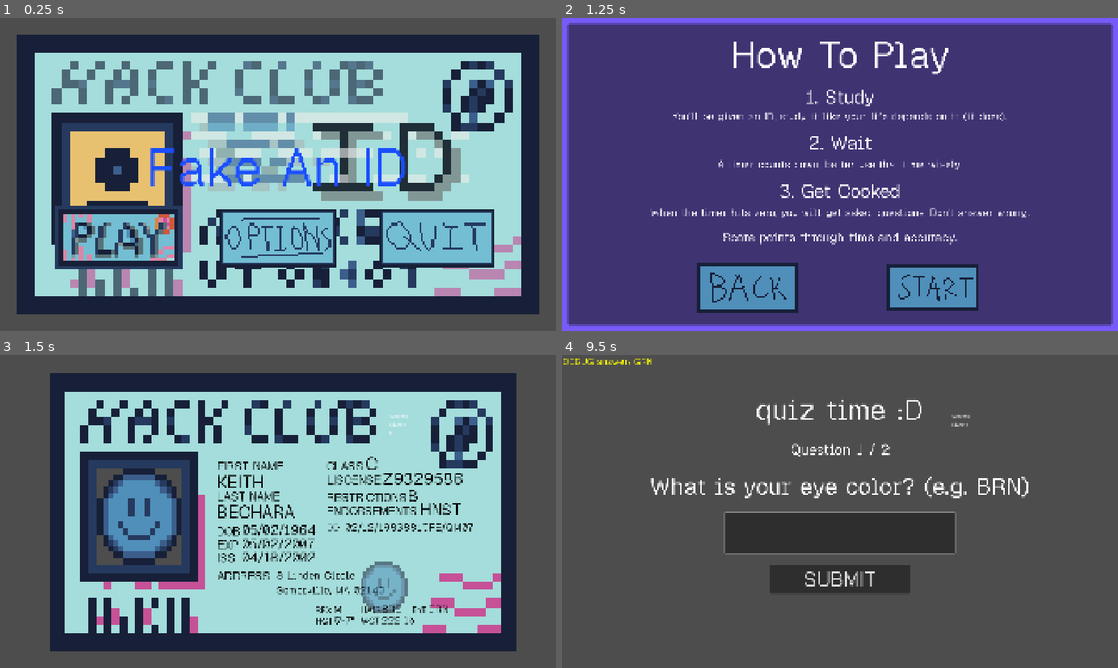
Above: before the commit, frames 1-4 (two rows, left to right).
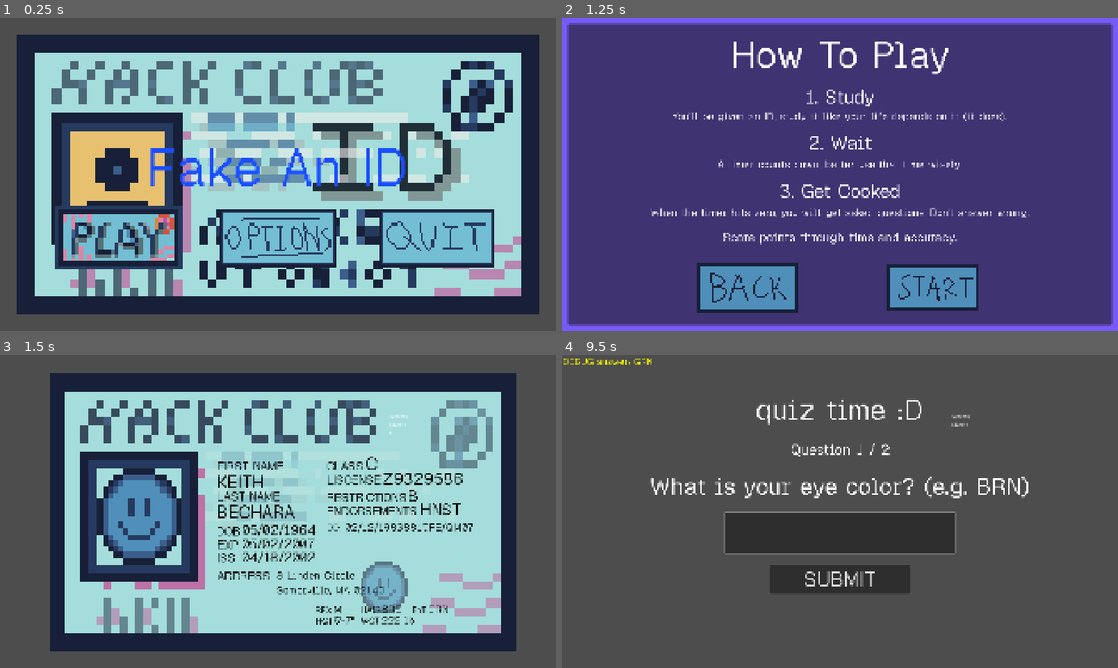
Above: after the commit, the same moments.

Repository: itstntcraft123/fake-an-id
Game: Godot game, scene res://scenes/main_menu.tscn
The game is run twice, just before and just after one commit, with the same random seed, the same clock (stepped at 60 frames per second) and the same inputs.
Inputs (mouse positions are in pixels of both pictures, inside the frame that each line leads up to):
- Up to frame 1 (0.25 s): no input
- Up to frame 2 (1.25 s): click "[color=#ffffff00]> [/color][c…" at 0.5 s
- Up to frame 3 (1.5 s): click "[color=#ffffff00]> [/color][c…" at 1.25 s
- Up to frame 4 (9.5 s): tap Enter at 2, 3.5, 5 s; move the mouse to (962, 495) at 2.02 s; hold Right 2.03-2.78 s; tap Alt every 1.5 s from 2.1 to 8.1 s; click (962, 495) at 2.17 s; tap Space at 2.75, 4.25, 5.75 s; move the mouse to (728, 527) at 2.77 s; hold Down (ui_down) 2.78-3.53 s; tap Shift every 1.5 s from 2.85 to 8.85 s; move the mouse to (895, 442) at 3.52 s; hold Right 3.53-4.28 s; move the mouse to (812, 574) at 4.27 s; hold Up (ui_up) 4.28-5.03 s; click (812, 574) at 4.42 s; move the mouse to (1006, 558) at 5.02 s; hold Left 5.03-6.53 s; move the mouse to (673, 464) at 5.77 s; move the mouse to (867, 511) at 6.52 s; hold Down (ui_down) 6.53-7.28 s; click (867, 511) at 6.67 s; move the mouse to (756, 433) at 7.27 s; hold Right 7.28-8.03 s; move the mouse to (962, 495) at 8.02 s; hold Up (ui_up) 8.03-8.78 s; move the mouse to (728, 527) at 8.77 s; hold Right from 8.78 s (still down); click (728, 527) at 8.92 s

Frames 1-2 are identical in both runs. In frame 3, 8.0% of the frame differs, in the area x 14-91%, y 14-89%; in frame 4, nothing differs.

Commit message:
replaced game id background image
(transparency edit)

Diff:
--- a/scenes/game.tscn
+++ b/scenes/game.tscn
@@ -2,8 +2,8 @@
 
 [ext_resource type="Script" uid="uid://0s4iebvuhv6a" path="res://scripts/game.gd" id="1_uwrxv"]
 [ext_resource type="PackedScene" uid="uid://pcbnymjs5gst" path="res://scenes/escape_screen.tscn" id="2_yqjtg"]
-[ext_resource type="Texture2D" uid="uid://py73ljae74sf" path="res://sprites/id-placeholder.png" id="3_lnu2h"]
 [ext_resource type="Theme" uid="uid://ckm8ormicu8rl" path="res://theme.tres" id="4_lbhrr"]
+[ext_resource type="Texture2D" uid="uid://dcq22rey7qc3h" path="res://sprites/game-id.png" id="4_p57ef"]
 [ext_resource type="Texture2D" uid="uid://1t2iqav31vyb" path="res://sprites/facePlaceholder.png" id="5_iywne"]
 [ext_resource type="PackedScene" uid="uid://bo17s2krb6vwg" path="res://scenes/quiz.tscn" id="6_p57ef"]
 
@@ -27,7 +27,7 @@
 offset_top = 4.0
 offset_right = 1838.6
 offset_bottom = 1080.0
-texture = ExtResource("3_lnu2h")
+texture = ExtResource("4_p57ef")
 
 [node name="IDImage" type="TextureRect" parent="UI/IDCard" unique_id=530004295]
 texture_filter = 1
Binary file added: sprites/game-id.png
Not shown, changed: sprites/game-id.png.import
Binary file removed: sprites/id-placeholder.png
